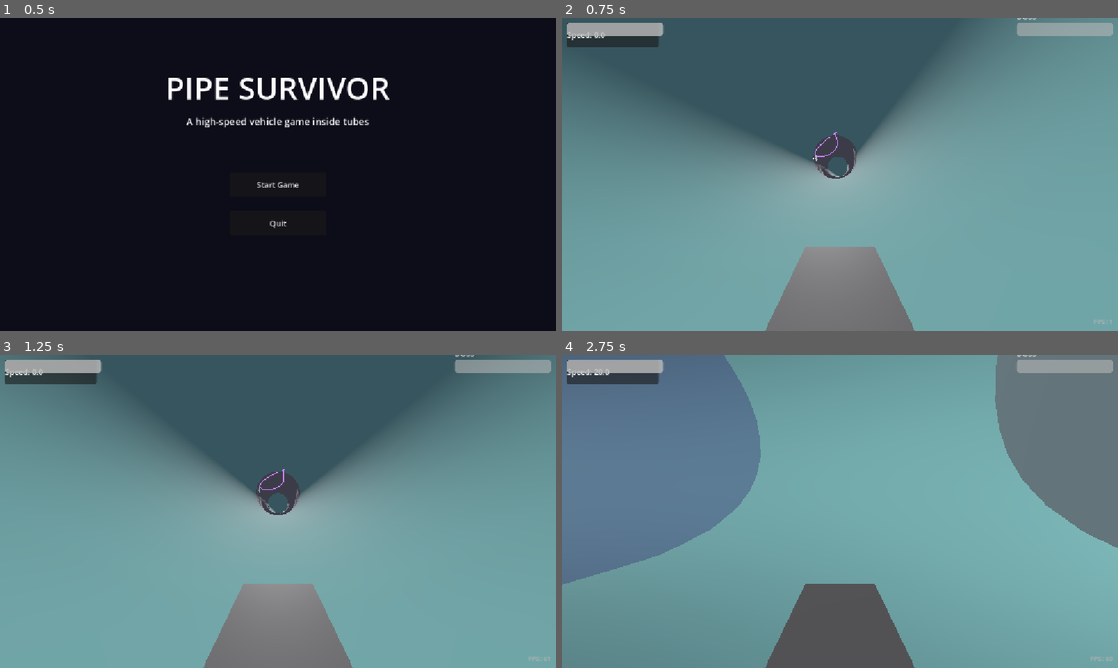
Above: before the commit, frames 1-4 (two rows, left to right).
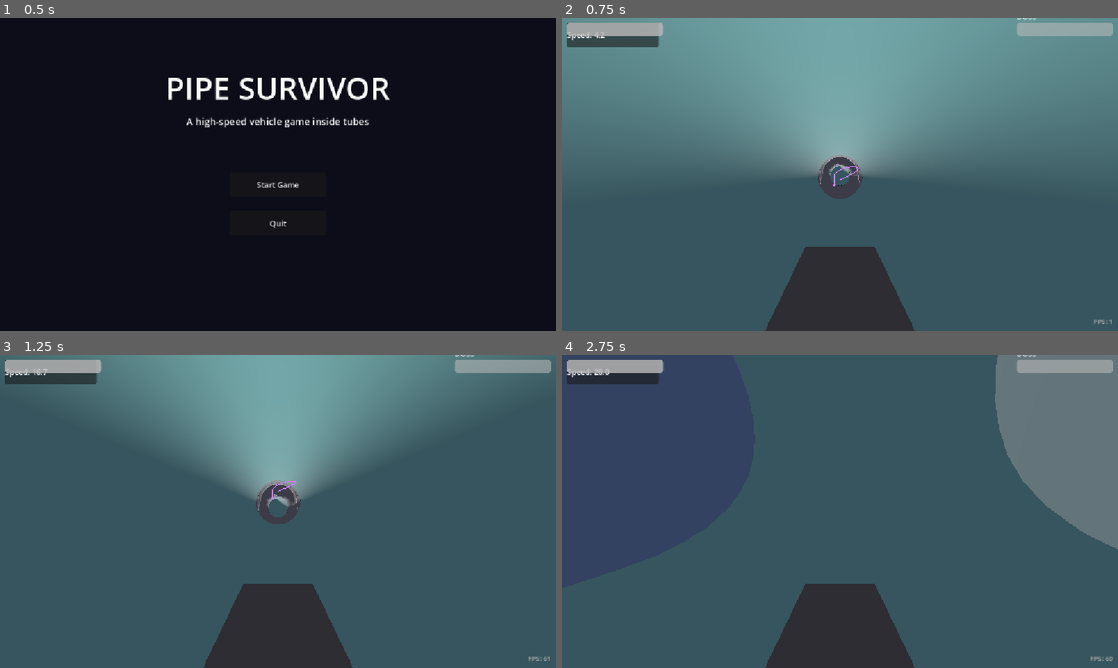
Above: after the commit, the same moments.

Repository: eternaldensity/pipe-survivor
Game: Godot game, scene res://MainMenu.tscn
The game is run twice, just before and just after one commit, with the same random seed, the same clock (stepped at 60 frames per second) and the same inputs.
Inputs:
- Up to frame 1 (0.5 s): no input
- Up to frame 2 (0.75 s): click "Start Game" at 0.5 s
- Up to frame 3 (1.25 s): no input
- Up to frame 4 (2.75 s): tap Enter (ui_accept) at 1.25, 1.52, 2.27 s; hold Right (ui_right) 1.28-2.03 s; hold R 1.28-2.03 s; hold Down (ui_down) from 2.03 s (still down); tap 1 at 2.1 s

Frame 1 is identical in both runs. In frame 2, 84% of the frame differs, in the area x 0-100%, y 0-100%; in frame 3, 91%; in frame 4, 88%.

Commit message:
Center the vehicle spawn in the starting pipe

Diff:
--- a/main.tscn
+++ b/main.tscn
@@ -31,7 +31,7 @@
 transform = Transform3D(0.95146346, 0, -0.30776176, 0, 1, 0, 0.30776176, 0, 0.95146346, 2.3548903, -1.2760048, 6.3048677)
 
 [node name="Vehicle" type="CharacterBody3D" parent="." unique_id=2007903113 node_paths=PackedStringArray("network")]
-transform = Transform3D(4.371139e-08, 1, -8.742278e-08, 1, -4.371139e-08, 0, -3.821371e-15, -8.742278e-08, -1, 9.25, 0, -40)
+transform = Transform3D(4.371139e-08, 1, -8.742278e-08, 1, -4.371139e-08, 0, -3.821371e-15, -8.742278e-08, -1, 0, 0, -40)
 script = ExtResource("1_ig7tw")
 network = NodePath("../PipeNetwork")
 
